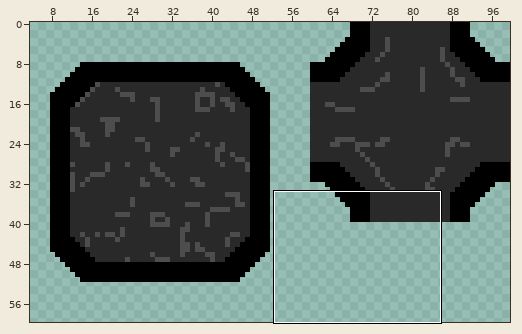
Sprite sheet, stored at assets/tilemap.png. The first picture is a wide view before the edit; the outline marks the close-up.
Close-up. Earlier state:
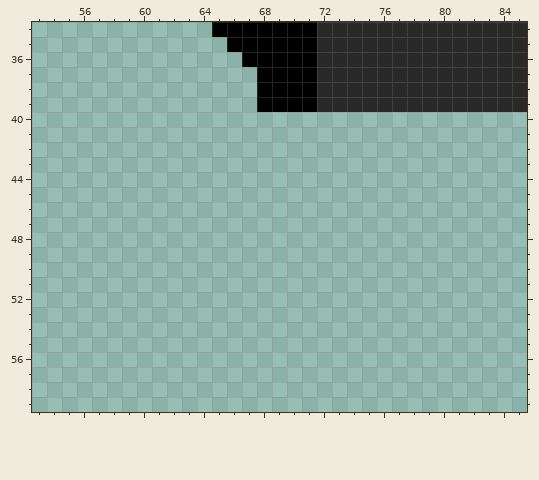
The file is 300x180 pixels, drawn in blocks of 3x3; one block is one cell here. Shown: x 53..85, y 34..59. The wide view leaves out empty margins.
And afterwards:
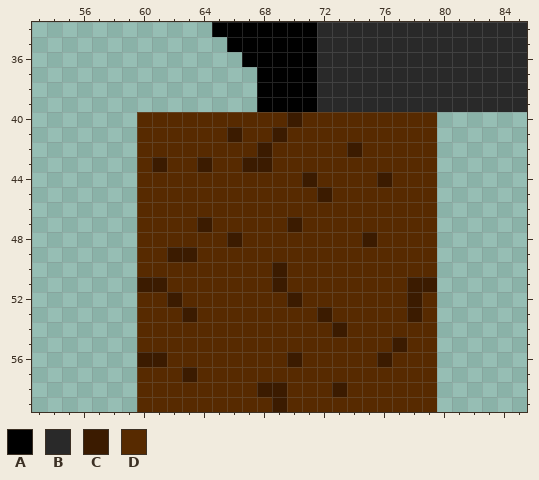
Palette (. is transparent): A #000000  B #292929  C #3b1b00  D #572a00
Change:
Colour C is added in row 40 at x 70; in row 41 at x 66 and 69; in row 42 at x 68 and 74; in row 43 at x 61, 64 and 67 to 68; in row 44 at x 71 and 76; in row 45 at x 72.
Colour C is added in row 47 at x 64 and 70; in row 48 at x 66 and 75; in row 49 at x 62 to 63; in row 50 at x 69; in row 51 at x 60 to 61, 69 and 78 to 79; in row 52 at x 62, 70 and 78.
Colour C is added in row 53 at x 63, 72 and 78; in row 54 at x 73; in row 55 at x 77; in row 56 at x 60 to 61, 70 and 76; in row 57 at x 63; in row 58 at x 68 to 69 and 73.
Colour C is added in row 59 at x 69.
Colour D is added in row 40 at x 60 to 69 and 71 to 79; in row 41 at x 60 to 65, 67 to 68 and 70 to 79; in row 42 at x 60 to 67, 69 to 73 and 75 to 79; in row 43 at x 60, 62 to 63, 65 to 66 and 69 to 79; in row 44 at x 60 to 70, 72 to 75 and 77 to 79; in row 45 at x 60 to 71 and 73 to 79.
Colour D is added in row 46 at x 60 to 79; in row 47 at x 60 to 63, 65 to 69 and 71 to 79; in row 48 at x 60 to 65, 67 to 74 and 76 to 79; in row 49 at x 60 to 61 and 64 to 79; in row 50 at x 60 to 68 and 70 to 79; in row 51 at x 62 to 68 and 70 to 77.
Colour D is added in row 52 at x 60 to 61, 63 to 69, 71 to 77 and 79; in row 53 at x 60 to 62, 64 to 71, 73 to 77 and 79; in row 54 at x 60 to 72 and 74 to 79; in row 55 at x 60 to 76 and 78 to 79; in row 56 at x 62 to 69, 71 to 75 and 77 to 79; in row 57 at x 60 to 62 and 64 to 79.
Colour D is added in row 58 at x 60 to 67, 70 to 72 and 74 to 79; in row 59 at x 60 to 68 and 70 to 79.
